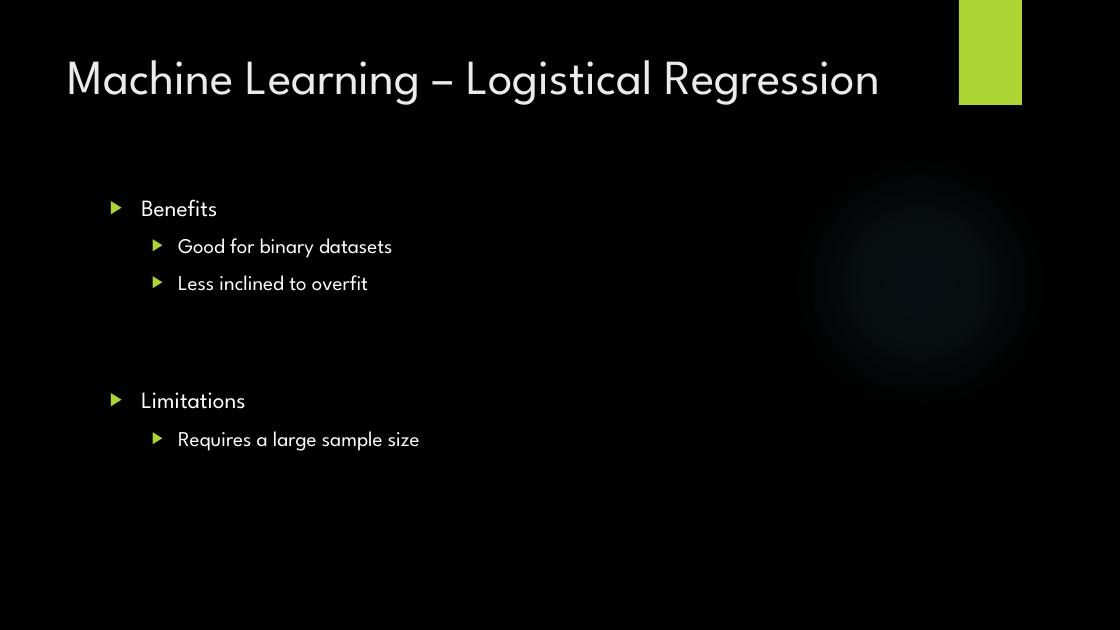
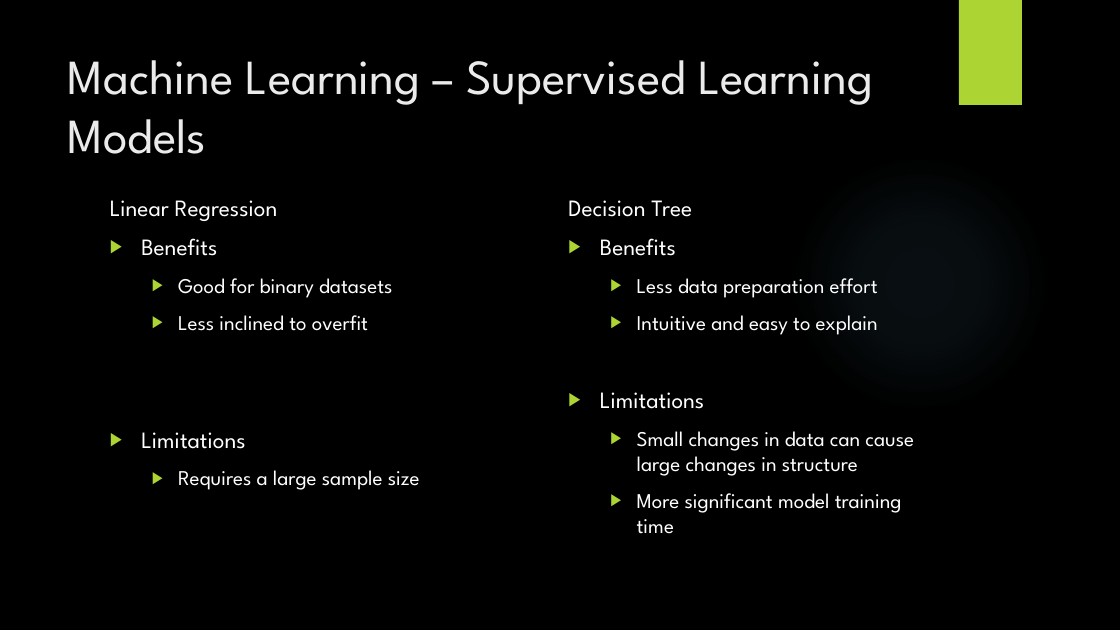
Before and after one commit to johnsetzer3/Disease_Prediction, a slide deck: slide 16 of Team_Code Blue Final Project.pptx (slide 12 before the commit). Drawn at 1120x630 pixels with LibreOffice and Linux fonts; fonts in the diff are those of the drawing; background and template pictures are left out. Boxes give left, top, right and bottom in pixels: in the first picture for what was removed or moved away, otherwise in the second. Text is boxed around its words. In the diff, an @@ line names an element or a change of style, - is before the commit and + after.

```diff
--- a/Team_Code Blue Final Project.pptx
+++ b/Team_Code Blue Final Project.pptx
@@ title at <box>68,60,873,154</box>: text changed @@
-Machine Learning – Logistical Regression
+Machine Learning – Supervised Learning Models
@@ text at <box>110,200,278,221</box>: paragraph added @@
+Linear Regression
@@ text added at <box>568,200,914,534</box>, 18 pt, text #FFFFFF @@
+Decision Tree
+▶ Benefits
+  ▶ Less data preparation effort
+  ▶ Intuitive and easy to explain
+▶ Limitations
+  ▶ Small changes in data can cause large changes in structure
+  ▶ More significant model training time
```
Also in this commit, not shown: 7 other slides changed, 4 slides added, 4 slides removed.
